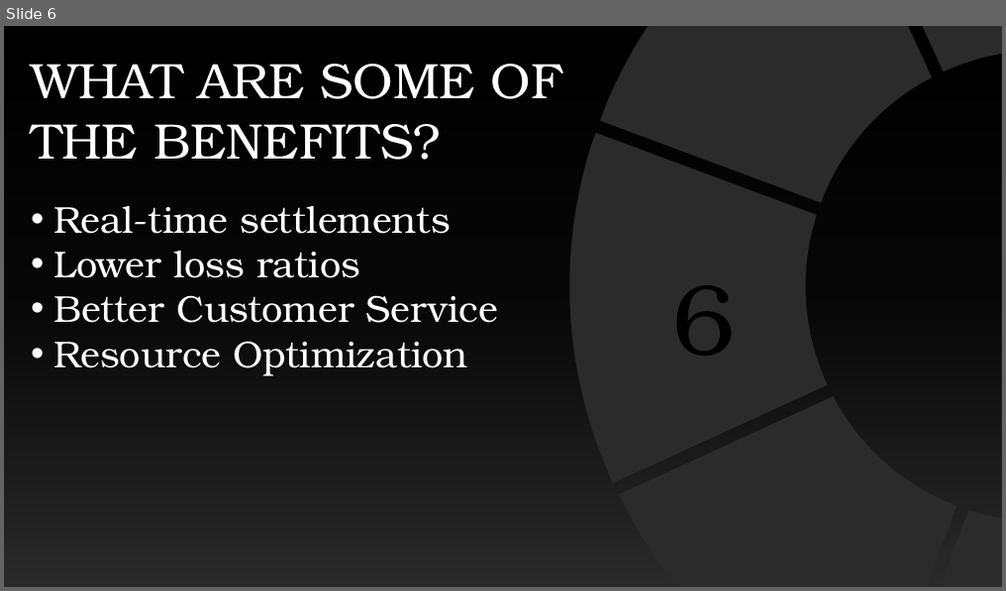
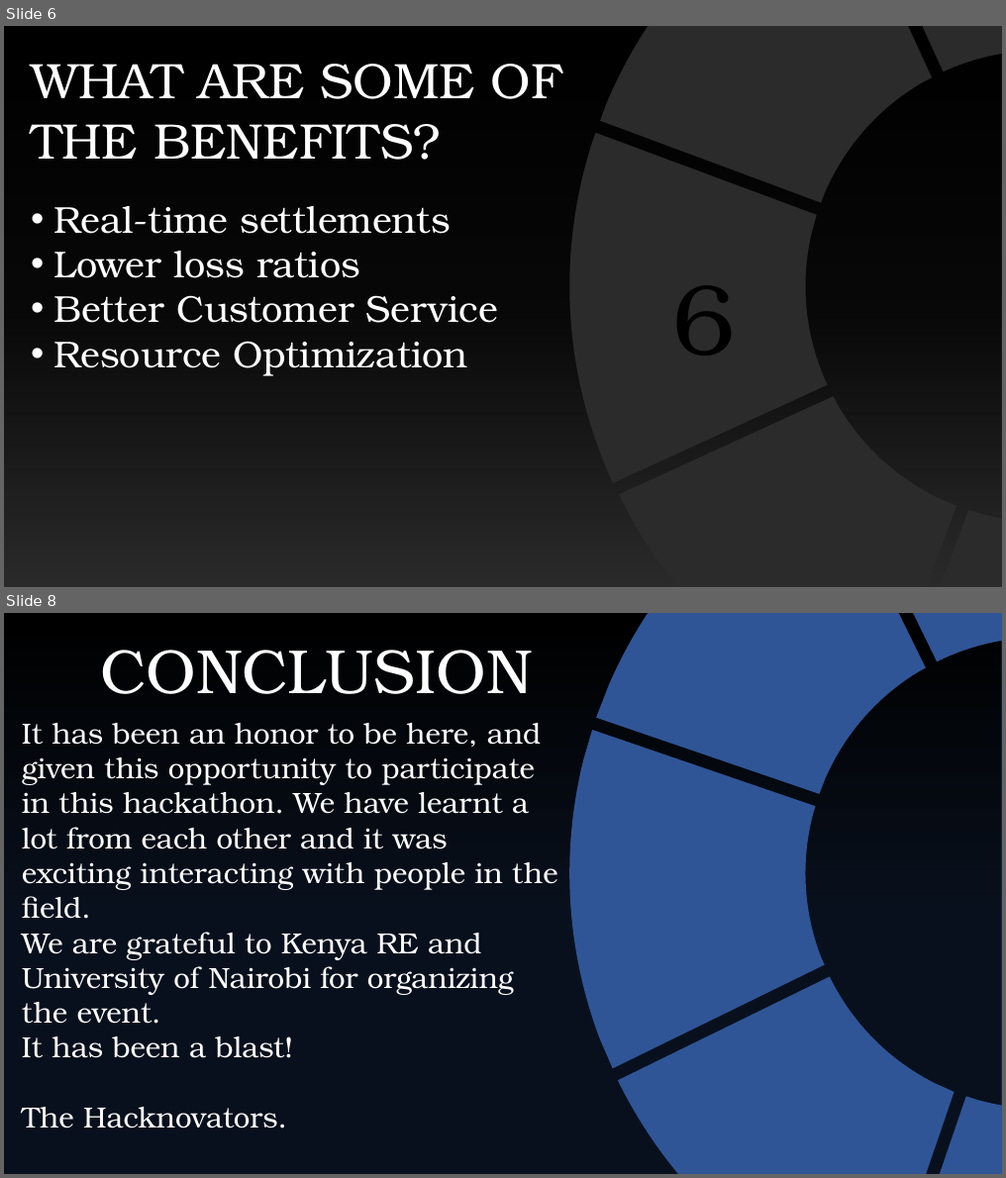
Before and after one commit to hacknovators-org/Presentation, a slide deck: Presentation1.pptx. Shown one above the other, each under a label of ours: slide 6 before the commit, slides 6 and 8 after it; the slides between them are not shown. The pictures are 1006x591 and 1006x1178 pixels, drawn with LibreOffice and Linux fonts; fonts in the diff are those of the drawing; background and template pictures are left out; a plain dark background stands for a picture behind light text. Boxes give left, top, right and bottom in pixels: in the first picture for what was removed or moved away, otherwise in the second. Text is boxed around its words. In the diff, an @@ line names an element or a change of style, - is before the commit and + after.

```diff
--- a/Presentation1.pptx
+++ b/Presentation1.pptx
@@ slide 8 added at (4, 613, 1002, 1174), background #2F5597 @@
@@ rectangle added at (4, 613, 1002, 1174), fill gradient #000000 @@
@@ freeform shape added at (411, 613, 1002, 1174), fill #2F5597 @@
@@ text added at (101, 650, 533, 694), 60 pt, text #FFFFFF @@
+CONCLUSION
@@ text added at (22, 723, 557, 1129), 28 pt, text #FFFFFF @@
+It has been an honor to be here, and given this opportunity to participate in this hackathon. We have learnt a lot from each other and it was exciting interacting with people in the field.
+We are grateful to Kenya RE and University of Nairobi for organizing the event.
+It has been a blast!
+The Hacknovators.
```
Also in this commit, not shown: 2 slides changed, 1 other slide added, 2 slides removed, 2 other files.
